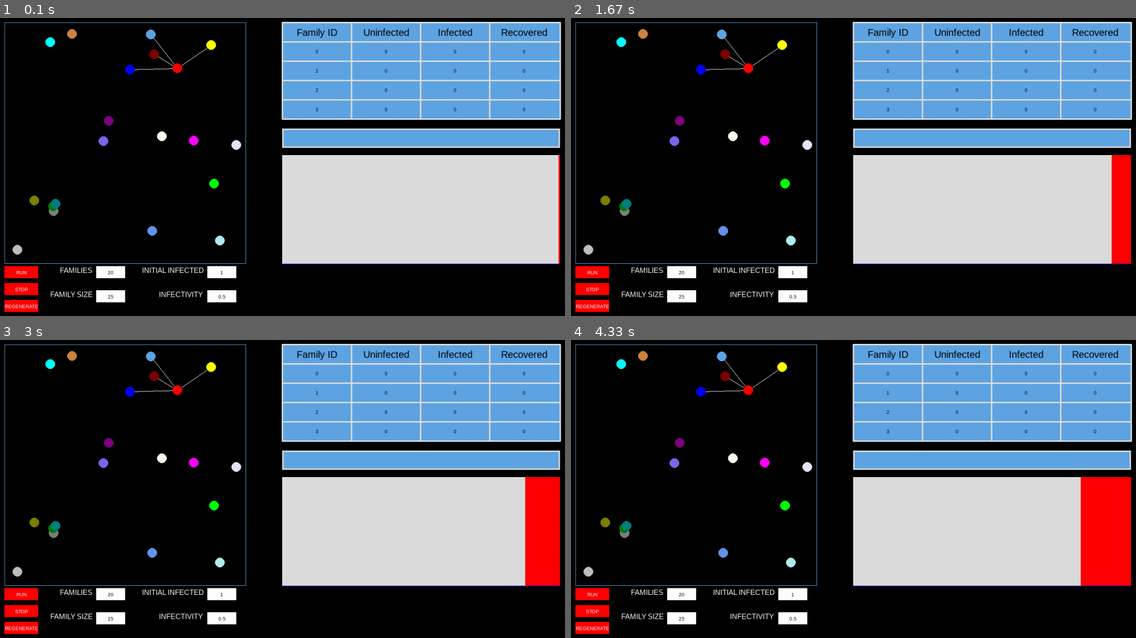
Above: before the commit, frames 1-4 (two rows, left to right).
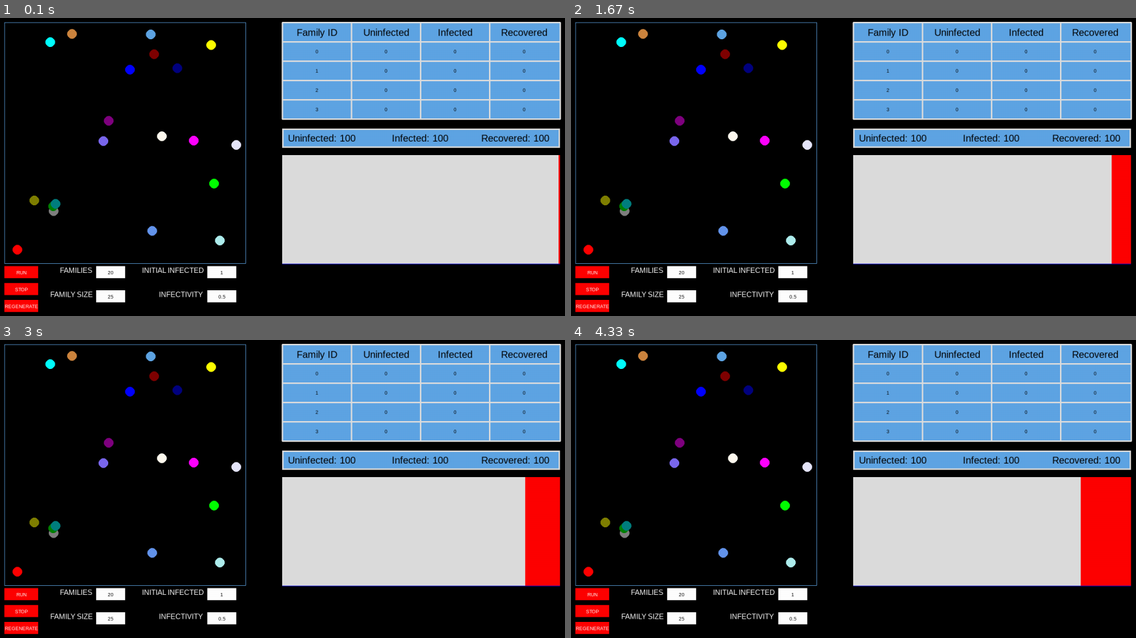
Above: after the commit, the same moments.

Repository: linyirun/EpidemicSimulator
Game: pygame game, started from main.py
The game is run twice, just before and just after one commit, with the same random seed, the same clock (stepped at 60 frames per second) and the same inputs.
Inputs (mouse positions are in pixels of both pictures, inside the frame that each line leads up to):
- Up to frame 1 (0.1 s): no input
- Up to frame 2 (1.67 s): click "RUN" at 0.4 s; click (859, 184) at 0.73 s; click "1" at 1.07 s; click (1062, 274) at 1.4 s
- Up to frame 3 (3 s): click "25" at 2.23 s; click (265, 435) at 2.57 s
- Up to frame 4 (4.33 s): click "20" at 3.4 s; click (1034, 480) at 3.73 s

The runs differ from the first frame. In frame 1, 0.6% of the frame differs, in the area x 2-98%, y 6-80%; in frame 2, 0.6%; in frame 3, 0.6%; in frame 4, 0.6%.

Commit message:
Finished the total stats table

Diff:
--- a/main.py
+++ b/main.py
@@ -319,7 +319,7 @@
             self.current_top_row = max(min(self.current_top_row + dy, self.num_families - 4), 0)
 
     def draw_total_table(self, border_radius: int) -> None:
-        """Draws the row that displays the total stats
+        """Draws the row that displays the total stats, and the text that goes along with it
 
         Preconditions:
         - border_radius % 2 == 0
@@ -332,6 +332,9 @@
         screen.blit(smaller_background,
                     (self.pos_x + border_radius // 2, self.pos_y + STATS_H + 20 + border_radius // 2))
 
+        draw_text(self.pos_x + border_radius * 2, self.pos_y + STATS_H + 28, f"Uninfected: {100}", 20, BLACK)
+        draw_text(self.pos_x + border_radius * 2 + 215, self.pos_y + STATS_H + 28, f"Infected: {100}", 20, BLACK)
+        draw_text(self.pos_x + border_radius * 2 + 400, self.pos_y + STATS_H + 28, f"Recovered: {100}", 20, BLACK)
 
 def draw_node(position: tuple[int, int], colour: tuple[int, int, int]) -> None:
     """Draws a node at the given position
